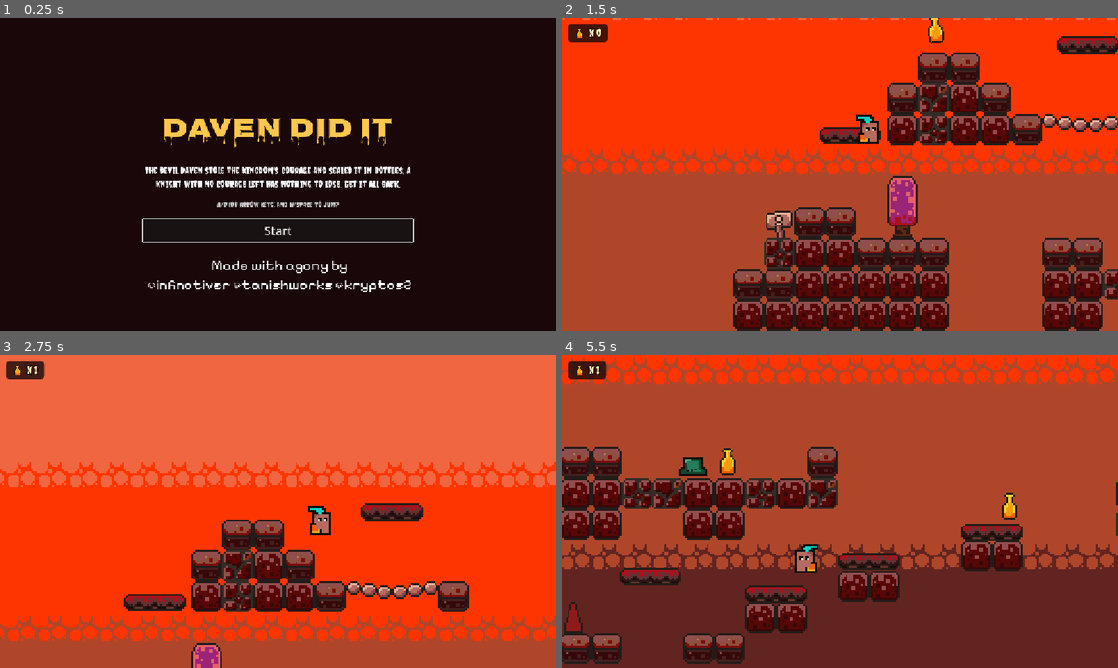
Above: before the commit, frames 1-4 (two rows, left to right).
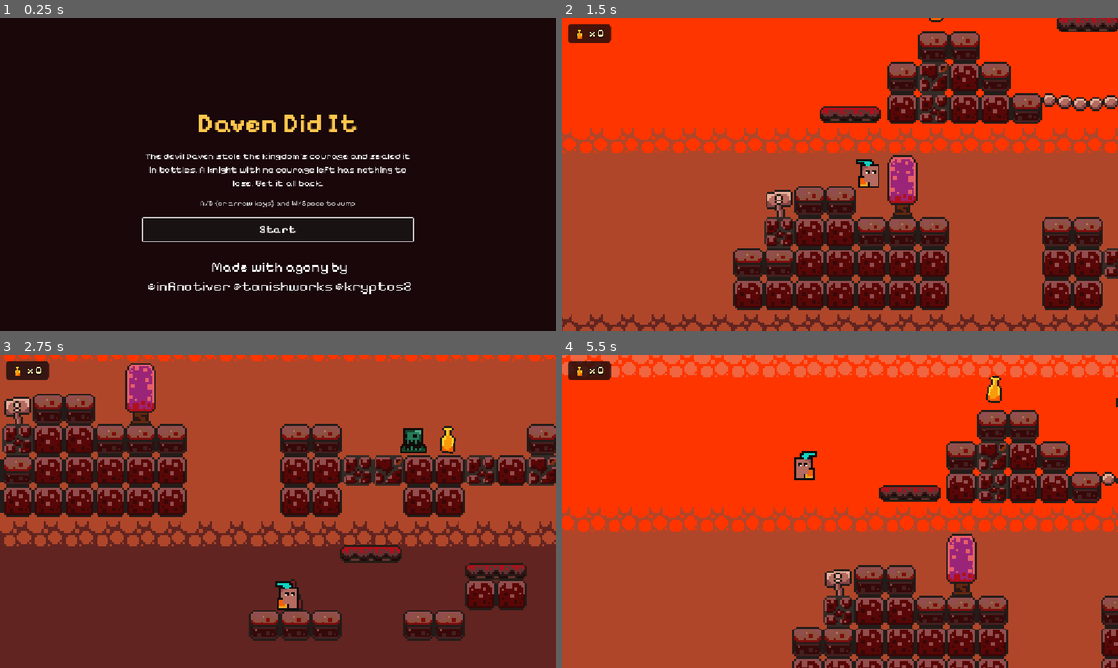
Above: after the commit, the same moments.

Repository: infinotiver/fantastic-doodle
Game: Godot game, scene res://scenes/main_menu.tscn
Two runs of this game, one before a commit and one after it. Both use one fixed random seed, a clock stepped at 60 frames per second and the inputs below.
Inputs:
- Up to frame 1 (0.25 s): no input
- Up to frame 2 (1.5 s): click "Start" at 0.5 s; tap Enter at 1.25 s; hold Right (move_right) from 1.28 s (still down); tap Space at 1.35 s
- Up to frame 3 (2.75 s): keep holding Right (move_right); tap W (jump) at 1.52, 2.27 s; tap Space at 2.1 s
- Up to frame 4 (5.5 s): release Right (move_right) at 2.78 s; hold A (move_left) 2.78-3.53 s; tap Space every 0.75 s from 2.85 to 5.1 s; hold Right (move_right) 3.53-5.03 s; tap W (jump) at 3.77, 4.52, 5.27 s; hold A (move_left) from 5.03 s (still down)

The runs differ from the first frame. In frame 1, 5.4% of the frame differs, in the area x 25-75%, y 30-89%; in frame 2, 35%; in frame 3, 99%, in the area x 0-100%, y 0-100%; in frame 4, 87%.

Commit message:
snapshot before cleanup

Diff:
--- a/daven-did-it/project.godot
+++ b/daven-did-it/project.godot
@@ -30,7 +30,6 @@
 jump={
 "deadzone": 0.2,
 "events": [Object(InputEventKey,"resource_local_to_scene":false,"resource_name":"","device":-1,"window_id":0,"alt_press …(192 unchanged characters)…
-, Object(InputEventKey,"resource_local_to_scene":false,"resource_name":"","device":-1,"window_id":0,"alt_pressed":false,"shift_pressed":false,"ctrl_pressed":false,"meta_pressed":false,"pressed":false,"keycode":0,"physical_keycode":32,"key_label":0,"unicode":32,"location":0,"echo":false,"script":null)
 ]
 }
 move_right={
@@ -45,6 +44,11 @@
 , Object(InputEventKey,"resource_local_to_scene":false,"resource_name":"","device":-1,"window_id":0,"alt_pressed":false …(186 unchanged characters)…
 ]
 }
+action={
+"deadzone": 0.2,
+"events": [Object(InputEventKey,"resource_local_to_scene":false,"resource_name":"","device":-1,"window_id":0,"alt_pressed":false,"shift_pressed":false,"ctrl_pressed":false,"meta_pressed":false,"pressed":false,"keycode":0,"physical_keycode":32,"key_label":0,"unicode":32,"location":0,"echo":false,"script":null)
+]
+}
 
 [physics]
 
--- a/daven-did-it/scenes/ZoneTwo/zone_two.tscn
+++ b/daven-did-it/scenes/ZoneTwo/zone_two.tscn
@@ -1,7 +1,6 @@
 [gd_scene format=4 uid="uid://dhjunk2pmnaro"]
 
 [ext_resource type="Texture2D" uid="uid://da6gfcp2fp5tb" path="res://assets/sprites/world_tileset.png" id="2_omabd"]
-[ext_resource type="Script" uid="uid://bf54vaqq73opo" path="res://scripts/zone 2/zone_two_player.gd" id="2_player"]
 [ext_resource type="Script" uid="uid://c7g1vtlr00taw" path="res://scripts/zone 2/zone_two.gd" id="3_zone"]
 [ext_resource type="Texture2D" uid="uid://du8av1iub1yll" path="res://assets/sprites/Spike.png" id="4_i378m"]
 [ext_resource type="PackedScene" uid="uid://bwm4uoiicxqks" path="res://scenes/player.tscn" id="4_mtbqe"]
@@ -478,7 +477,6 @@
 texture = SubResource("CompressedTexture2D_m23h1")
 
 [sub_resource type="CompressedTexture2D" id="CompressedTexture2D_i378m"]
-load_path = "res://.godot/imported/Sprite-0012.png-250c8ced682b1c2462fee34557368f3c.ctex"
 
 [sub_resource type="TileSetAtlasSource" id="TileSetAtlasSource_i378m"]
 texture = SubResource("CompressedTexture2D_i378m")
@@ -588,12 +586,7 @@
 tile_set = SubResource("TileSet_8oxoo")
 
 [node name="Player" parent="." unique_id=1304845065 instance=ExtResource("4_mtbqe")]
-position = Vector2(-50, -13)
-script = ExtResource("2_player")
-
-[node name="Camera2D" type="Camera2D" parent="Player" unique_id=416348798]
-position = Vector2(22, 13)
-zoom = Vector2(3, 3)
+mode = 1
 
 [node name="SpawnPoint" type="Marker2D" parent="." unique_id=497686456 groups=["spawn_points"]]
 position = Vector2(-50, -13)
--- a/daven-did-it/scenes/hud.tscn
+++ b/daven-did-it/scenes/hud.tscn
@@ -2,7 +2,7 @@
 
 [ext_resource type="Script" uid="uid://dsjo2fbxsmqlt" path="res://scripts/hud.gd" id="1_hud"]
 [ext_resource type="Texture2D" uid="uid://cpsw8knicinpd" path="res://assets/sprites/bottle.png" id="2_hp47d"]
-[ext_resource type="FontFile" uid="uid://mvc046b015b5" path="res://assets/fonts/Creepster/Creepster-Regular.ttf" id="3_5ysmq"]
+[ext_resource type="FontFile" uid="uid://b56cuntm6yoln" path="res://assets/fonts/PixelifySans-Bold.ttf" id="3_5ysmq"]
 
 [sub_resource type="StyleBoxFlat" id="StyleBoxFlat_panel"]
 content_margin_left = 12.0
--- a/daven-did-it/scenes/main.tscn
+++ b/daven-did-it/scenes/main.tscn
@@ -321,7 +321,7 @@
 position = Vector2(840, 39)
 
 [node name="Bottle8" parent="Bottles" unique_id=1121938984 instance=ExtResource("4_jyhfs")]
-position = Vector2(984, 71)
+position = Vector2(976, 71)
 
 [node name="Bottle9" parent="Bottles" unique_id=1750756002 instance=ExtResource("4_jyhfs")]
 position = Vector2(1079, -25)
--- a/daven-did-it/scenes/main_menu.tscn
+++ b/daven-did-it/scenes/main_menu.tscn
@@ -1,8 +1,7 @@
 [gd_scene format=3 uid="uid://cpxd3y4l6a2dr"]
 
 [ext_resource type="Script" uid="uid://varwucdx4jyr" path="res://scripts/main_menu.gd" id="1_menu"]
-[ext_resource type="FontFile" uid="uid://cmq460m3uksuf" path="res://assets/fonts/Nosifer/Nosifer-Regular.ttf" id="2_bqqt6"]
-[ext_resource type="FontFile" uid="uid://mvc046b015b5" path="res://assets/fonts/Creepster/Creepster-Regular.ttf" id="3_wu84c"]
+[ext_resource type="FontFile" uid="uid://b56cuntm6yoln" path="res://assets/fonts/PixelifySans-Bold.ttf" id="2_bqqt6"]
 [ext_resource type="FontFile" uid="uid://b1w0kaalgpvg8" path="res://assets/fonts/PixelifySans-Regular.ttf" id="4_wu84c"]
 
 [node name="MainMenu" type="Control" unique_id=1077681998]
@@ -46,7 +45,7 @@
 [node name="Story" type="Label" parent="Center/VBox" unique_id=1510541765]
 custom_minimum_size = Vector2(560, 0)
 layout_mode = 2
-theme_override_fonts/font = ExtResource("3_wu84c")
+theme_override_fonts/font = ExtResource("4_wu84c")
 theme_override_font_sizes/font_size = 20
 text = "The devil Daven stole the kingdom's courage and sealed it in bottles. A knight with no courage left has nothing to lose. Get it all back."
 horizontal_alignment = 1
@@ -55,7 +54,7 @@
 [node name="Controls" type="Label" parent="Center/VBox" unique_id=555132977]
 layout_mode = 2
 theme_override_colors/font_color = Color(0.8, 0.8, 0.8, 1)
-theme_override_fonts/font = ExtResource("3_wu84c")
+theme_override_fonts/font = ExtResource("4_wu84c")
 theme_override_font_sizes/font_size = 16
 text = "A/D (or arrow keys) and W/Space to jump"
 horizontal_alignment = 1
@@ -63,15 +62,16 @@
 [node name="StartButton" type="Button" parent="Center/VBox" unique_id=1479258828]
 custom_minimum_size = Vector2(0, 48)
 layout_mode = 2
+theme_override_fonts/font = ExtResource("2_bqqt6")
 theme_override_font_sizes/font_size = 24
 text = "Start"
 
 [node name="Label" type="Label" parent="." unique_id=793223638]
 layout_mode = 0
 offset_left = 306.0
-offset_top = 494.0
+offset_top = 497.0
 offset_right = 854.0
-offset_bottom = 571.0
+offset_bottom = 574.0
 theme_override_fonts/font = ExtResource("4_wu84c")
 theme_override_font_sizes/font_size = 30
 text = "Made with agony by
--- /dev/null
+++ b/daven-did-it/scripts/area_2d.gd
@@ -0,0 +1,7 @@
+extends Area2D
+
+@export var new_mode: Player.Mode  # or just use 1 for GRAVITY_RUN
+
+func _on_body_entered(body: Node2D) -> void:
+	if body.has_method("set_mode"):
+		body.set_mode(1)  # 0 = PLATFORMER, 1 = GRAVITY_RUN
--- a/daven-did-it/scripts/player.gd
+++ b/daven-did-it/scripts/player.gd
@@ -1,12 +1,73 @@
 extends CharacterBody2D
 
-const SPEED = 130.0
-const JUMP_VELOCITY = -300.0
+enum Mode { PLATFORMER, GRAVITY_RUN }
 
+const SPEED := 130.0
+const JUMP_VELOCITY := -300.0
+const GRAVITY := 980.0
+
+@export var mode: Mode = Mode.PLATFORMER
+@export var run_direction := 1.0  # +1 = right, -1 = left (gravity run only)
+
+# 1 = falls down, -1 = falls up (gravity run only)
+var gravity_direction := 1.0
+var can_flip := false
+var _was_on_bounce := false
+
+@export var run_speed := 60.0        # starting speed in zone two
+@export var max_run_speed := 130.0   # set equal to run_speed for constant slow speed
+@export var run_accel := 40.0
+
+var _current_run_speed := 60.0
 @onready var animated_sprite_2d: AnimatedSprite2D = $AnimatedSprite2D
 
 
+func _ready() -> void:
+	set_mode(mode)
+
+
+
+func set_mode(new_mode: Mode) -> void:
+	mode = new_mode
+	_reset_gravity()
+	_was_on_bounce = false
+	_current_run_speed = run_speed
+	if mode == Mode.GRAVITY_RUN:
+		animated_sprite_2d.flip_h = run_direction < 0
+
+func _reset_gravity() -> void:
+	gravity_direction = 1.0
+	up_direction = Vector2.UP
+	velocity = Vector2.ZERO
+	can_flip = false
+	animated_sprite_2d.flip_v = false
+
+
+# zone two input
+func _unhandled_input(event: InputEvent) -> void:
+	if Game.respawning or mode != Mode.GRAVITY_RUN:
+		return
+	if event is InputEventKey and event.pressed and not event.echo \
+			and event.physical_keycode == KEY_SPACE and can_flip:
+		flip_gravity()
+
+
+func flip_gravity() -> void:
+	gravity_direction *= -1.0
+	up_direction = Vector2.UP if gravity_direction > 0 else Vector2.DOWN
+	velocity.y = 0.0
+	animated_sprite_2d.flip_v = gravity_direction < 0
+
+
+# ---------- physics ----------
 func _physics_process(delta: float) -> void:
+	if mode == Mode.PLATFORMER:
+		_platformer_step(delta)
+	else:
+		_gravity_run_step(delta)
+
+
+func _platformer_step(delta: float) -> void:
 	if not is_on_floor():
 		velocity += get_gravity() * delta
 
@@ -19,44 +80,35 @@
 		velocity.y = JUMP_VELOCITY
 
 	var direction := Input.get_axis("move_left", "move_right")
-
 	if direction > 0:
 		animated_sprite_2d.flip_h = false
 	elif direction < 0:
 		animated_sprite_2d.flip_h = true
 
-	# Move horizontallyyyy
 	if direction != 0:
 		velocity.x = direction * SPEED
 	else:
-		velocity.x = move_toward(velocity.x, 0, SPEED)
+		velocity.x = move_toward(velocity.x, 0.0, SPEED)
 
 	_update_animation(direction)
 	move_and_slide()
-	_check_killboxes()
+	_check_tile_contacts()
 
 
-func _check_killboxes() -> void:
+func _gravity_run_step(delta: float) -> void:
+	velocity.y += gravity_direction * GRAVITY * delta
 
-	for i in get_slide_collision_count():
-		var collision := get_slide_collision(i)
-		var tilemap := collision.get_collider() as TileMap
-		if tilemap == null:
-			continue
-		var contact := collision.get_position() - collision.get_normal() * 4.0
-		var cell: Vector2i = tilemap.local_to_map(tilemap.to_local(contact))
-		for layer in tilemap.get_layers_count():
-			var data := tilemap.get_cell_tile_data(layer, cell)
-			if data != null and data.get_custom_data("killbox"):
-				_die()
-				return
+	if Game.respawning:
+		velocity.x = 0.0
+		move_and_slide()
+		return
 
+	_current_run_speed = move_toward(_current_run_speed, max_run_speed, run_accel * delta)
+	velocity.x = run_direction * _current_run_speed
 
-func _die() -> void:
-	for zone in get_tree().get_nodes_in_group("killzones"):
-		if zone.has_method("kill"):
-			zone.kill(self)
-			return
+	_update_animation(run_direction)
+	move_and_slide()
+	_check_tile_contacts()
 
 
 func _update_animation(direction: float) -> void:
@@ -66,3 +118,76 @@
 		animated_sprite_2d.play("run")
 	else:
 		animated_sprite_2d.play("idle")
+
+
+# tiles
+func _tile_info_for(collision: KinematicCollision2D) -> Dictionary:
+	var collider := collision.get_collider()
+	var contact := collision.get_position() - collision.get_normal() * 4.0
+	if collider is TileMapLayer:
+		var layer := collider as TileMapLayer
+		return {
+			"data": layer.get_cell_tile_data(layer.local_to_map(layer.to_local(contact))),
+			"tile_set": layer.tile_set,
+		}
+	if collider is TileMap:
+		var tile_map := collider as TileMap
+		var layer_index := tile_map.get_layer_for_body_rid(collision.get_collider_rid())
+		if layer_index < 0:
+			return {}
+		return {
+			"data": tile_map.get_cell_tile_data(layer_index, tile_map.local_to_map(tile_map.to_local(contact))),
+			"tile_set": tile_map.tile_set,
+		}
+	return {}
+
+
+# Safe read: returns false if the tileset doesn't have that custom data layer
+func _flag(tile_set: TileSet, data: TileData, flag_name: String) -> bool:
+	if tile_set == null or data == null:
+		return false
+	if tile_set.get_custom_data_layer_by_name(flag_name) < 0:
+		return false
+	return bool(data.get_custom_data(flag_name))
+
+
+func _check_tile_contacts() -> void:
+	var on_bounce := false
+	var gravity_allowed := false
+	for i in get_slide_collision_count():
+		var collision := get_slide_collision(i)
+		var info := _tile_info_for(collision)
+		if info.is_empty() or info["data"] == null:
+			continue
+		var data: TileData = info["data"]
+		var ts: TileSet = info["tile_set"]
+
+		if _flag(ts, data, "death") or _flag(ts, data, "killbox"):
+			_die()
+			return
+
+		if mode == Mode.GRAVITY_RUN:
+			if on_bounce and not _was_on_bounce:
+				flip_gravity()
+			_was_on_bounce = on_bounce
+			can_flip = gravity_allowed
+
+# death and respawn
+func on_death_start() -> void:
+	_reset_gravity()
+
+
+func _die() -> void:
+	if Game.respawning:
+		return
+	for zone in get_tree().get_nodes_in_group("killzones"):
+		if zone.has_method("kill"):
+			zone.kill(self)
+			return
+	push_warning("Player: no killzone in group 'killzones' with a kill() method.")
+
+
+func respawn(target: Node2D) -> void:
+	_reset_gravity()
+	if target != null:
+		global_position = target.global_position
--- a/daven-did-it/scripts/zone 2/zone_two.gd
+++ b/daven-did-it/scripts/zone 2/zone_two.gd
@@ -2,4 +2,5 @@
 
 
 func _ready() -> void:
+	$Player.set_mode(1)  # 1 = GRAVITY_RUN
 	super()
Binary file removed: daven-did-it/assets/fonts/Butcherman/Butcherman-Regular.ttf
Not shown, removed: daven-did-it/assets/fonts/Butcherman/Butcherman-Regular.ttf.import
Not shown, removed: daven-did-it/assets/fonts/Butcherman/OFL.txt
Binary file removed: daven-did-it/assets/fonts/Creepster/Creepster-Regular.ttf
Not shown, removed: daven-did-it/assets/fonts/Creepster/Creepster-Regular.ttf.import
Not shown, removed: daven-did-it/assets/fonts/Creepster/OFL.txt
Binary file removed: daven-did-it/assets/fonts/Nosifer/Nosifer-Regular.ttf
Not shown, removed: daven-did-it/assets/fonts/Nosifer/Nosifer-Regular.ttf.import
Not shown, removed: daven-did-it/assets/fonts/Nosifer/OFL.txt
Not shown, added: daven-did-it/scripts/area_2d.gd.uid
Not shown, added: daven-did-it/scenes/player.tscn1120463385.tmp
